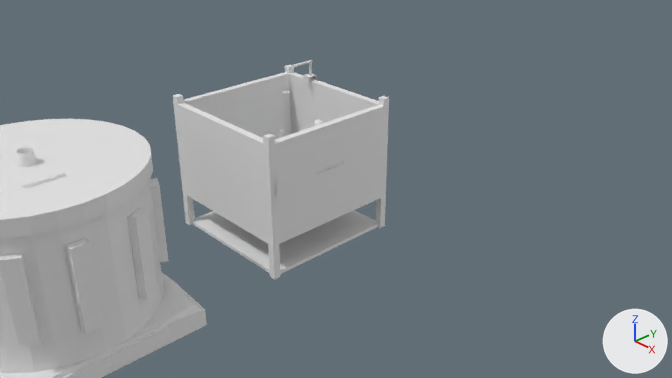
Before and after pictures for a commit that changed the Blender file untitled.blend.
Rendered twice from the file's camera 'Camera'. Arrows for +X, +Y and +Z are at lower right; the lights stay in place.
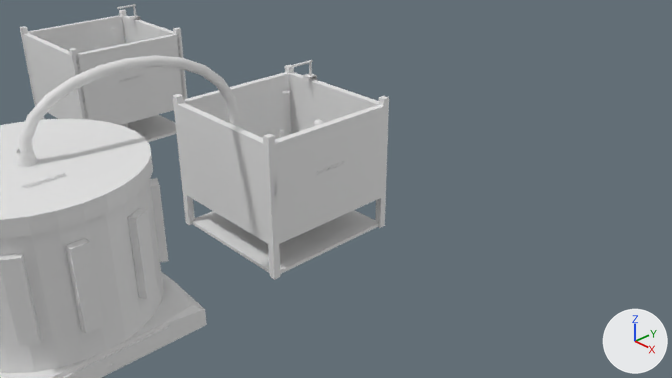
Diff of the bpy script that builds the scene:
```diff
--- a/untitled.blend.py
+++ b/untitled.blend.py
@@ me_cube_016 @@
+me_cube_016.from_pydata(...)  # 2082 vertices, 1869 faces; spans x -1.0..41.7, y -1.7..1.4, z -1.1..1.1
@@ cu_beziercurve_014 @@
 cu_beziercurve_014.use_path_clamp = True
+cu_beziercurve_014.bevel_mode = 'OBJECT'
 cu_beziercurve_014.bevel_resolution = 0
 cu_beziercurve_014.fill_mode = 'HALF'
+cu_beziercurve_014.bevel_object = ob_beziercircle
@@ cu_beziercircle @@
+cu_beziercircle = bpy.data.curves.new('BezierCircle', 'CURVE')
+cu_beziercircle.dimensions = '3D'
+_sp = cu_beziercircle.splines.new('BEZIER'); _sp.bezier_points.add(3)
+_sp.bezier_points.foreach_set('co', [-1.0, 0.0, 0.0, 0.0, 1.0, 0.0, 1.0, 0.0, 0.0, 0.0, -1.0, 0.0])
+_sp.bezier_points.foreach_set('handle_left', [-1.0, -0.552, 0.0, -0.552, 1.0, 0.0, 1.0, 0.552, 0.0, 0.552, -1.0, 0.0])
+_sp.bezier_points.foreach_set('handle_right', [-1.0, 0.552, 0.0, 0.552, 1.0, 0.0, 1.0, -0.552, 0.0, -0.552, -1.0, 0.0])
+for _p, _l, _r in zip(_sp.bezier_points, ['AUTO', 'AUTO', 'AUTO', 'AUTO'], ['AUTO', 'AUTO', 'AUTO', 'AUTO']): _p.handle_left_type = _l; _p.handle_right_type = _r
+_sp.order_u = 0
+_sp.order_v = 0
+_sp.use_cyclic_u = True
+cu_beziercircle.use_path = True
+cu_beziercircle.use_path_clamp = True
+cu_beziercircle.bevel_resolution = 0
+cu_beziercircle.fill_mode = 'HALF'
@@ ob_beziercircle @@
+ob_beziercircle = bpy.data.objects.new('BezierCircle', cu_beziercircle)
+ob_beziercircle.location = (5.294, -4.427, 1.568)
+ob_beziercircle.scale = (0.0644, 0.0644, 0.0644)
@@ ob_cube_020 @@
+ob_cube_020 = bpy.data.objects.new('Cube.020', me_cube_016)
+ob_cube_020.location = (-5.18, -1.5, 1.2)
+ob_cube_020.rotation_euler = (1.571, 0.0, 1.571)  # degrees (90, 0, 90)
+ob_cube_020.scale = (0.05, 0.7, 1.0)
```

Location of each change, (x1, y1, x2, y2) in pixels of the pictures (672 x 378 px):
'Cube.020', added
    after: (20, 4, 187, 142)
'BezierCurve.013', now drawn
    after: (19, 55, 240, 153)
